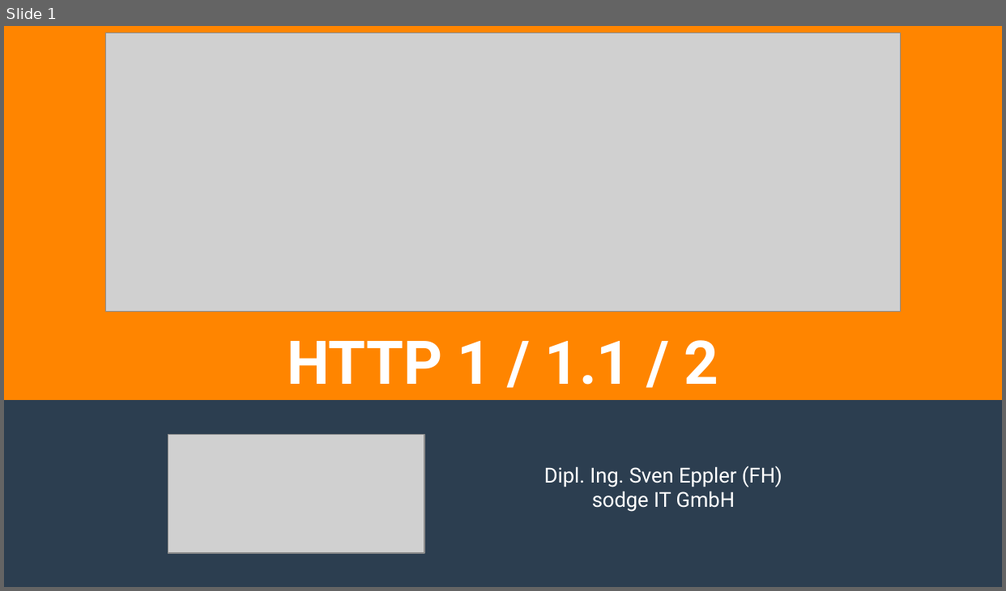
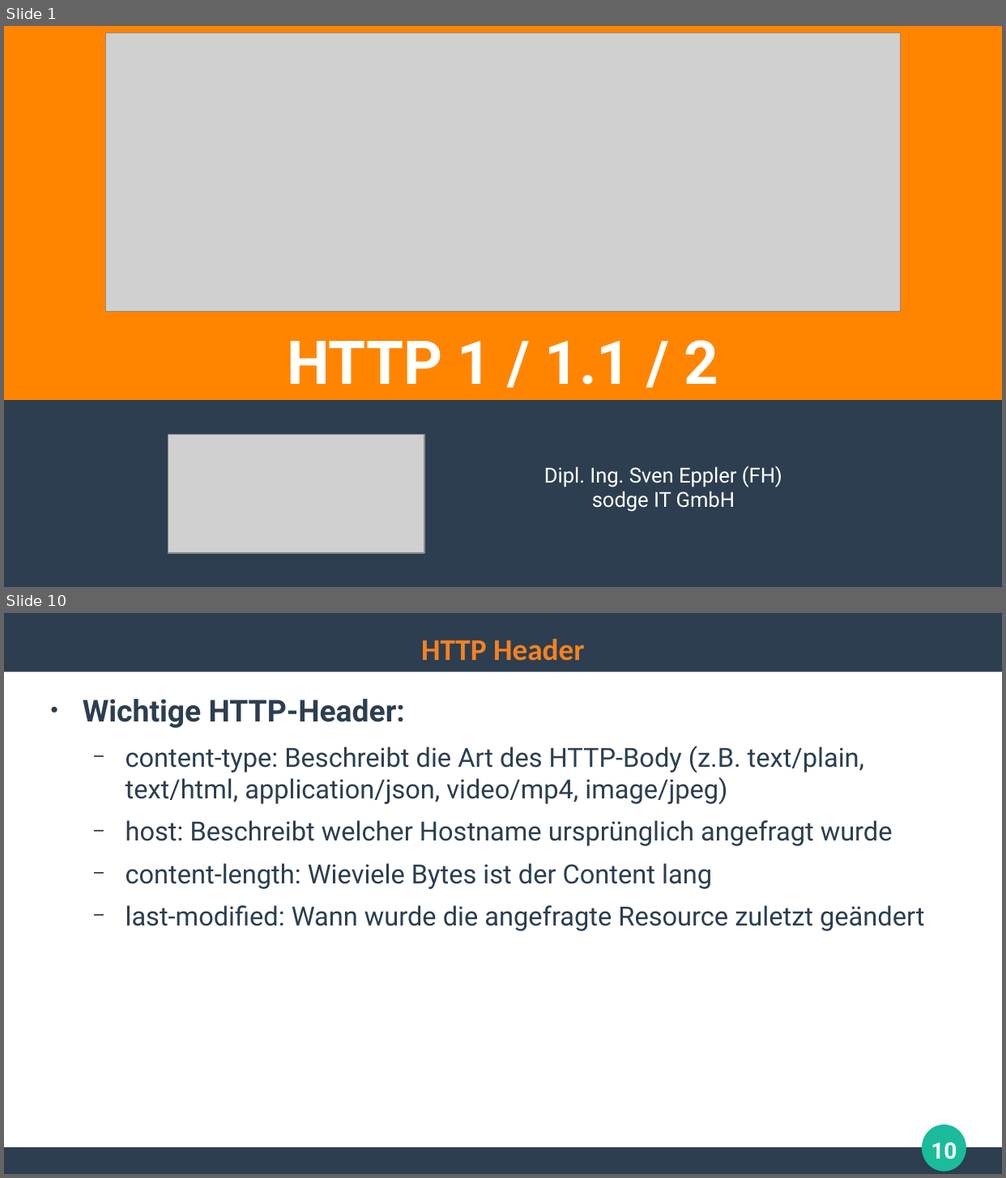
Before and after one commit to ghandmann/HS-AlbSig-WebAnwendungen2, a slide deck: Kapitel/02_HTTP.odp. Shown one above the other, each under a label of ours: slide 1 before the commit, slides 1 and 10 after it; the slides between them are not shown. The pictures are 1006x591 and 1006x1178 pixels, drawn with LibreOffice and Linux fonts; fonts in the diff are those of the drawing; grey boxes stand for pictures. Boxes give left, top, right and bottom in pixels: in the first picture for what was removed or moved away, otherwise in the second. Text is boxed around its words. In the diff, an @@ line names an element or a change of style, - is before the commit and + after.

Commit message:
Update HTTP presentation

```diff
--- a/Kapitel/02_HTTP.odp
+++ b/Kapitel/02_HTTP.odp
@@ slide 10 added at (4,613,1002,1174), background #FFFFFF @@
@@ rectangle added at (4,613,1002,672), fill #2C3E50 @@
@@ title added at (421,639,585,661), 24 pt, text #F58220, bold @@
+HTTP Header
@@ text added at (83,699,924,931), 21 pt, text #2C3E50 @@
+● Wichtige HTTP-Header:
+  − content-type: Beschreibt die Art des HTTP-Body (z.B. text/plain, text/html, application/json, video/mp4, image/jpeg)
+  − host: Beschreibt welcher Hostname ursprünglich angefragt wurde
+  − content-length: Wieviele Bytes ist der Content lang
+  − last-modified: Wann wurde die angefragte Resource zuletzt geändert
@@ ellipse added at (923,1125,966,1172), fill #1ABC9C @@
@@ page number added at (931,1143,957,1160), 18 pt, text #FFFFFF, bold @@
+10
@@ rectangle added at (4,1148,1002,1174), fill #2C3E50 @@
```
Also in this commit, not shown: 4 slides changed, 14 other slides added, 3 slides removed.
